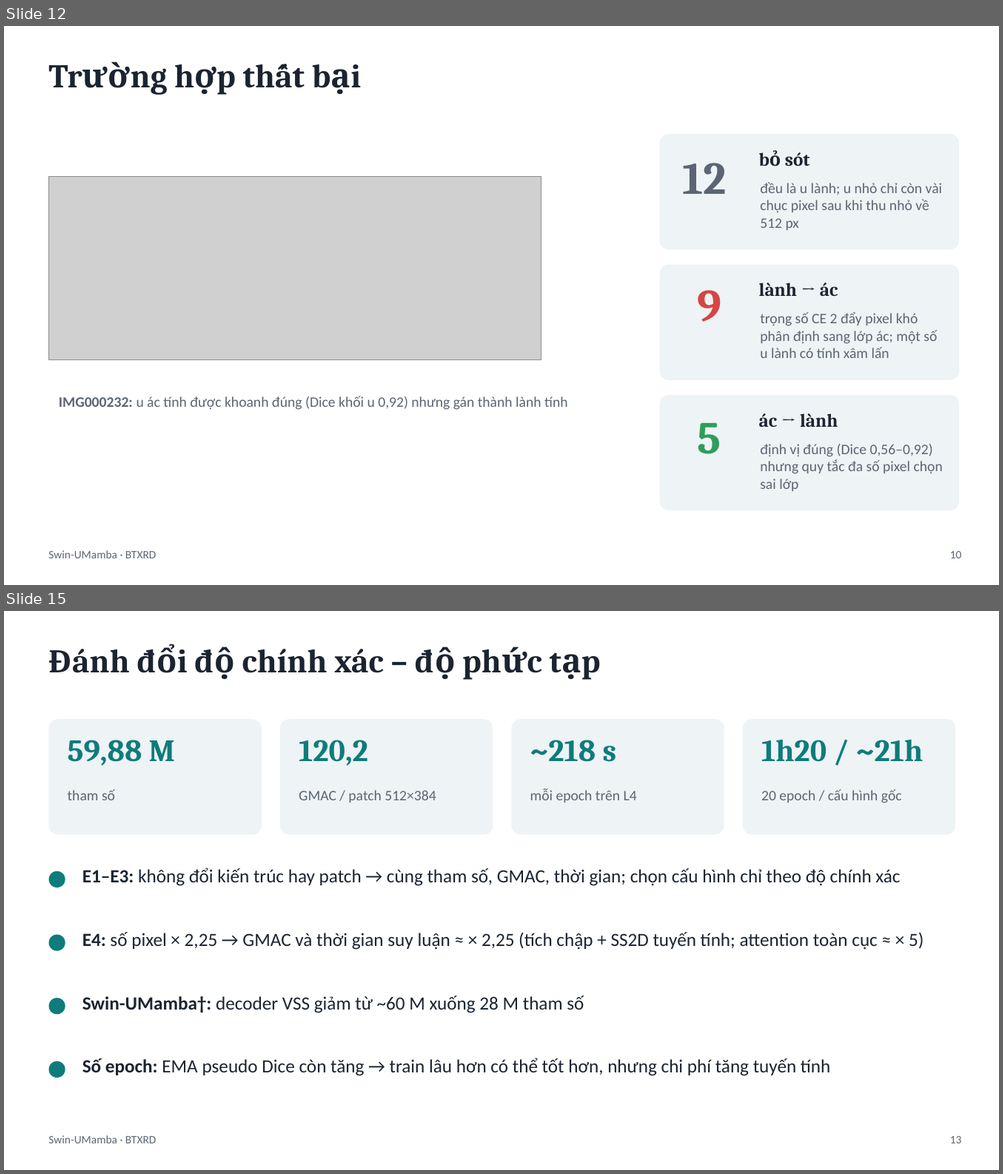
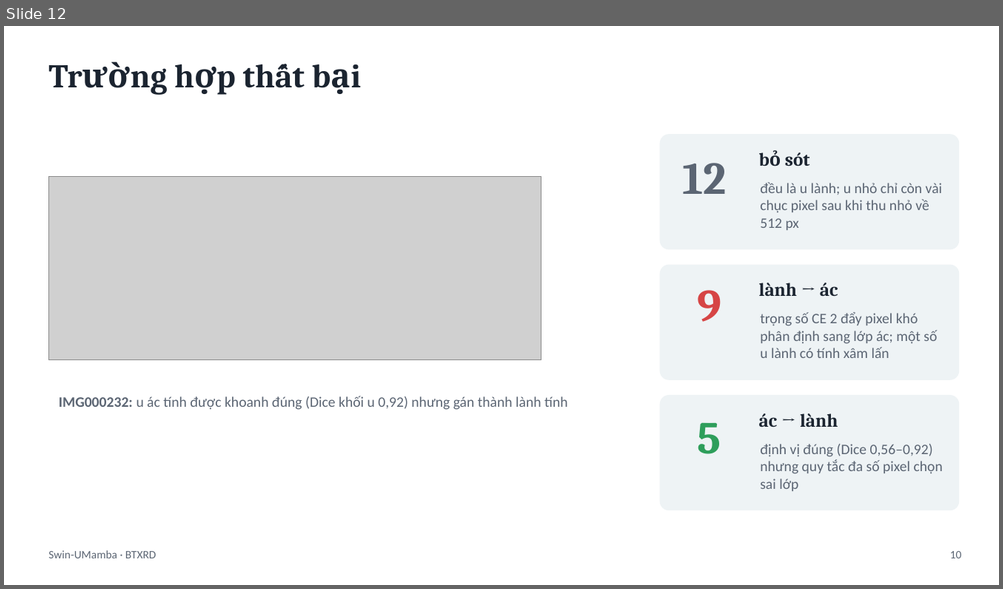
Before and after one commit to 67htb5vn/Swin-UMamba, a slide deck: slide.pptx. Shown one above the other, each under a label of ours: slides 12 and 15 before the commit, slide 12 after it; the slides between them are not shown. The pictures are 1003x1174 and 1003x589 pixels, drawn with LibreOffice and Linux fonts; fonts in the diff are those of the drawing; grey boxes stand for pictures. Boxes give left, top, right and bottom in pixels: in the first picture for what was removed or moved away, otherwise in the second. Text is boxed around its words. In the diff, an @@ line names an element or a change of style, - is before the commit and + after.

```diff
--- a/slide.pptx
+++ b/slide.pptx
@@ slide 15 removed at (4,611,999,1170), background #FFFFFF @@
@@ text removed at (48,649,384,673) @@
-Đánh đổi độ chính xác – độ phức tạp
@@ rounded rectangle removed at (48,719,262,834) @@
@@ rounded rectangle removed at (280,719,492,834) @@
@@ rounded rectangle removed at (512,719,724,834) @@
@@ rounded rectangle removed at (743,719,956,834) @@
@@ text removed at (68,740,175,766) @@
-59,88 M
@@ text removed at (299,740,368,766) @@
-120,2
@@ text removed at (530,740,617,762) @@
-~218 s
@@ text removed at (761,739,923,762) @@
-1h20 / ~21h
@@ text removed at (68,789,115,800) @@
-tham số
@@ text removed at (299,790,435,803) @@
-GMAC / patch 512×384
@@ text removed at (530,789,637,803) @@
-mỗi epoch trên L4
@@ text removed at (761,789,902,803) @@
-20 epoch / cấu hình gốc
@@ ellipse removed at (48,871,65,888) @@
@@ text removed at (82,868,899,886) @@
-E1–E3: không đổi kiến trúc hay patch → cùng tham số, GMAC, thời gian; chọn cấu hình chỉ theo độ chính xác
@@ ellipse removed at (48,935,65,951) @@
@@ text removed at (82,932,923,950) @@
-E4: số pixel × 2,25 → GMAC và thời gian suy luận ≈ × 2,25 (tích chập + SS2D tuyến tính; attention toàn cục ≈ × 5)
@@ ellipse removed at (48,998,65,1014) @@
@@ text removed at (82,996,583,1014) @@
-Swin-UMamba†: decoder VSS giảm từ ~60 M xuống 28 M tham số
@@ ellipse removed at (48,1062,65,1078) @@
@@ text removed at (82,1058,830,1076) @@
-Số epoch: EMA pseudo Dice còn tăng → train lâu hơn có thể tốt hơn, nhưng chi phí tăng tuyến tính
@@ text removed at (48,1136,156,1144) @@
-Swin-UMamba · BTXRD
@@ text removed at (950,1136,962,1144) @@
-13
```
Also in this commit, not shown: 7 slides changed, 2 slides added, 2 other slides removed, 9 other files.
